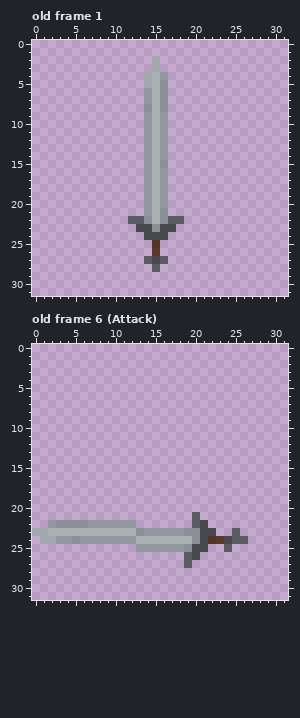
File history of a pixel-art file, Aseprite/Weapons/Sword.aseprite. The picture above is the old version.
32x32 pixels, 6 frames. Colours within 5 levels of each other are drawn and written as one. Shown: old frame 1, old frame 6 (Attack). The commit also changed other frames, which this record leaves out.
And afterwards:
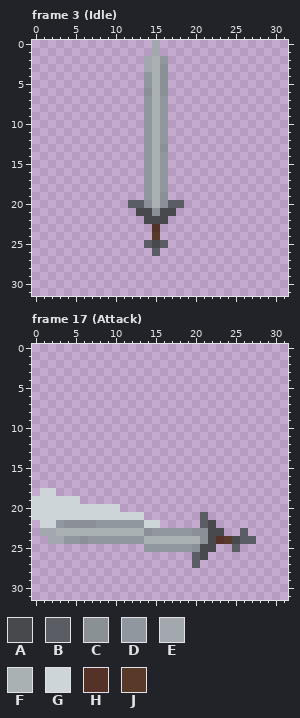
Palette (. is transparent): A #47494d  B #5a5d63  C #8b9097  D #91979e  E #a3a8ae  F #a9b1b3  G #cdd5d8  H #543227  J #593a28
A new or re-ordered frame is compared with the old frame closest to it.
The edit:
frames 6 -> 30
Changed rows in their new state; - is an unchanged pixel.
Frame 3 (Idle) is new; against old frame 1:
first column x 14:
 0 -E-
 1 -E-
 2 EFD
 3 EFC
 4 D-C
 5 D--
 6 C--
 7 --D
 8 D-D
first column x 16:
13 C
15 D
first column x 12:
19 ----C--
20 BBC-CBB
21 -AACAA-
22 ..AAA..
23 -..H..-
24 --.J.--
25 --BAB--
26 ---B---
27 --...--
28 ---.---
Frame 17 (Attack) against old frame 6 (Attack):
first column x 0:
18 -GG-------------------------
19 GGGGGG----------------------
20 GGGGGGGGGGG-----------------
21 GGGGGGGGGGGGGG------.B------
22 -GGD---C-----DGG----.BA-----
23 .-E----------FC----D-C-A-.B-
24 -.-E-DC------D------FCAHJA-B
25 -------------.-----DC-A-.B--
26 -------------------.BA------
27 -------------------.B-------
Pixel boxes of the changes (left, top, right, bottom) in both pictures:
changed: (144, 40, 168, 112)
changed: (128, 144, 184, 272)
changed: (32, 488, 256, 568)
